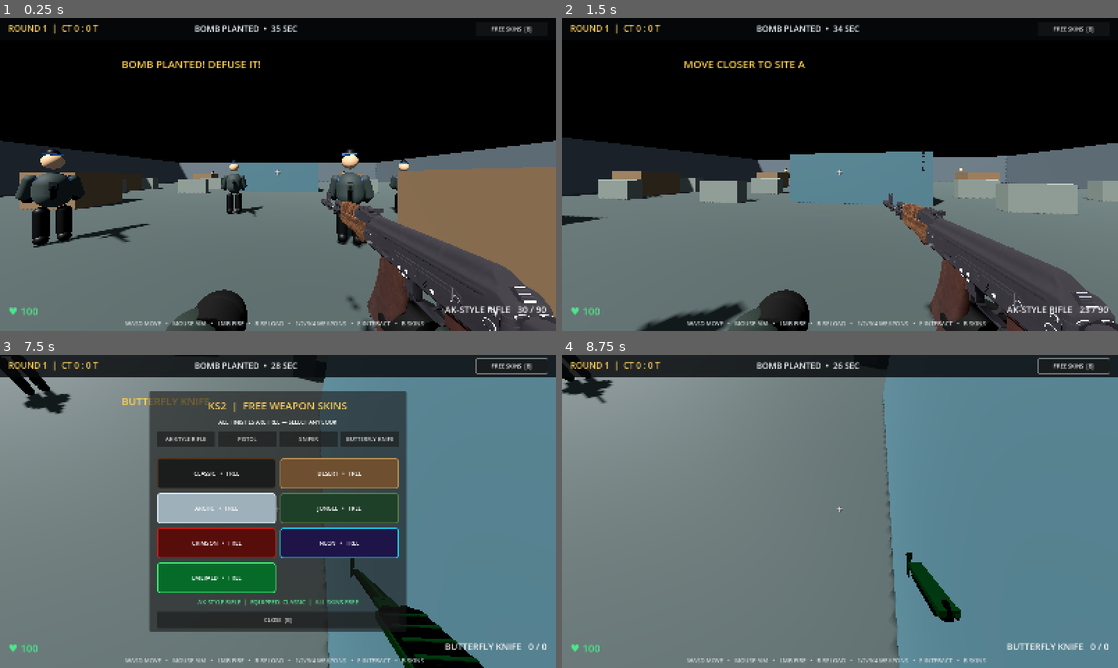
Above: before the commit, frames 1-4 (two rows, left to right).
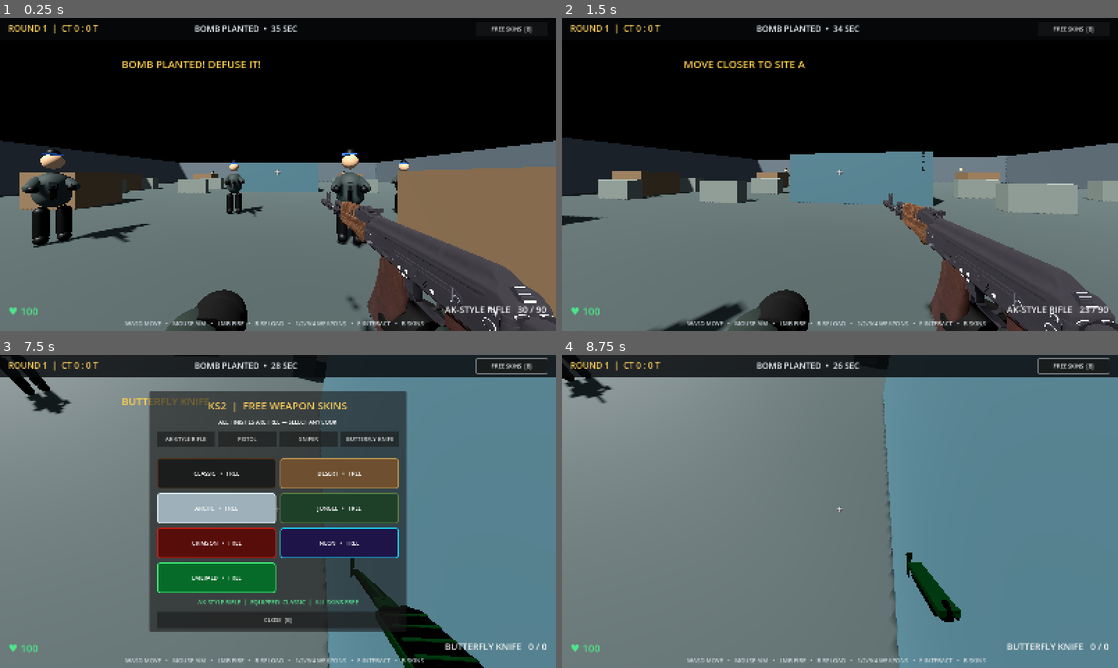
Above: after the commit, the same moments.

Repository: a89526425040-creator/ks2
Game: Godot game, scene res://Main.tscn
Two runs of this game, one before a commit and one after it. Both use one fixed random seed, a clock stepped at 60 frames per second and the inputs below.
Inputs (mouse positions are in pixels of both pictures, inside the frame that each line leads up to):
- Up to frame 1 (0.25 s): no input
- Up to frame 2 (1.5 s): tap Enter at 0.5 s; move the mouse to (867, 174) at 0.52 s; press the mouse at (867, 174) at 0.53 s; hold W (move_forward) from 0.53 s (still down); tap Space (jump) at 0.77 s; move the mouse to (812, 174) at 1.27 s; release the mouse at (812, 174) at 1.28 s; tap E (interact) at 1.35 s
- Up to frame 3 (7.5 s): tap Space (jump) at 1.52, 3.02, 3.77, 4.52, 7.25 s; move the mouse to (289, 505) at 2.02 s; hold 1 (weapon_1) 2.03-2.78 s; move the mouse to (272, 517) at 2.77 s; tap 2 (weapon_2) at 2.85 s; move the mouse to (316, 514) at 3.52 s; hold 3 (weapon_3) 3.53-4.28 s; move the mouse to (233, 508) at 4.27 s; tap B at 4.35 s; release W (move_forward) at 5 s; click "CLASSIC • FREE" at 5 s; click "CLASSIC • FREE" at 5.75 s; click "FREE SKINS [B]" at 6.5 s; move the mouse to (283, 511) at 7.27 s; hold W (move_forward) from 7.28 s (still down); tap 4 at 7.35 s
- Up to frame 4 (8.75 s): move the mouse to (756, 433) at 8.02 s; release W (move_forward) at 8.03 s; hold D (move_right) from 8.03 s (still down); tap V at 8.1 s; tap Space (jump) at 8.27 s

The runs differ from the first frame. In frame 1, 1.0% of the frame differs, in the area x 2-72%, y 50-71%; in frame 2, 0.4%; in frame 3, 0.1%; in frame 4, 0.1%.

Commit message:
Align soldier arms and hands around held rifles

Diff:
--- a/bot.gd
+++ b/bot.gd
@@ -76,15 +76,17 @@
 	_capsule(visual, "Helmet", 0.19, 0.22, Vector3(0, 1.08, 0.015), dark_material)
 	_box(visual, "HelmetBand", Vector3(0.30, 0.035, 0.27), Vector3(0, 1.06, -0.01), team_mat)
 	left_arm = Node3D.new()
-	left_arm.position = Vector3(-0.34, 0.55, -0.015)
+	left_arm.position = Vector3(-0.25, 0.43, -0.22)
 	visual.add_child(left_arm)
-	_capsule(left_arm, "LeftSleeve", 0.105, 0.58, Vector3(0, -0.22, 0), cloth_material).rotation.z = -0.24
-	_capsule(left_arm, "LeftGlove", 0.075, 0.18, Vector3(0, -0.48, -0.015), dark_material)
+	var left_sleeve := _capsule(left_arm, "LeftSleeve", 0.095, 0.58, Vector3(0, -0.015, 0), cloth_material)
+	left_sleeve.rotation = Vector3(PI * 0.5, 0, -0.18)
+	_capsule(left_arm, "LeftGlove", 0.075, 0.16, Vector3(0, -0.015, -0.27), dark_material).rotation.x = PI * 0.5
 	right_arm = Node3D.new()
-	right_arm.position = Vector3(0.34, 0.55, -0.015)
+	right_arm.position = Vector3(0.25, 0.43, -0.22)
 	visual.add_child(right_arm)
-	_capsule(right_arm, "RightSleeve", 0.105, 0.58, Vector3(0, -0.22, 0), cloth_material).rotation.z = 0.24
-	_capsule(right_arm, "RightGlove", 0.075, 0.18, Vector3(0, -0.48, -0.015), dark_material)
+	var right_sleeve := _capsule(right_arm, "RightSleeve", 0.095, 0.58, Vector3(0, -0.015, 0), cloth_material)
+	right_sleeve.rotation = Vector3(PI * 0.5, 0, 0.18)
+	_capsule(right_arm, "RightGlove", 0.075, 0.16, Vector3(0, -0.015, -0.27), dark_material).rotation.x = PI * 0.5
 	left_leg = Node3D.new()
 	left_leg.position = Vector3(-0.16, -0.10, 0)
 	visual.add_child(left_leg)
